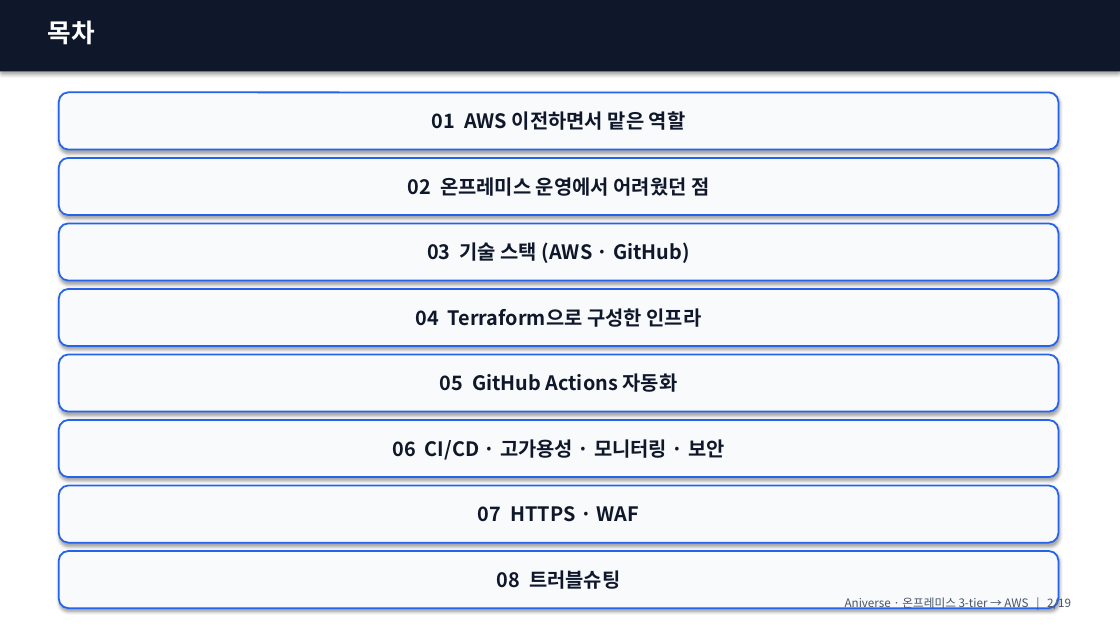
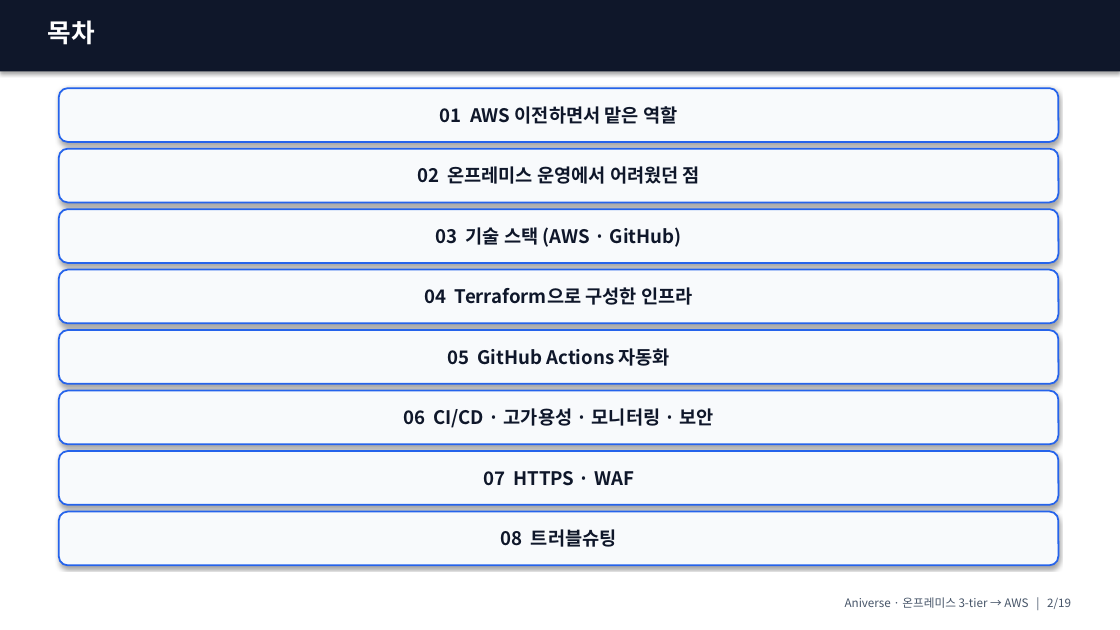
Before and after one commit to ho0215/anime-project-infra, a slide deck: slide 2 of docs/presentation/ppt/Aniverse_발표_강사용.pptx. Drawn at 1120x630 pixels with LibreOffice and Linux fonts; fonts in the diff are those of the drawing. Boxes give left, top, right and bottom in pixels: in the first picture for what was removed or moved away, otherwise in the second. Text is boxed around its words. In the diff, an @@ line names an element or a change of style, - is before the commit and + after.

```diff
--- a/docs/presentation/ppt/Aniverse_발표_강사용.pptx
+++ b/docs/presentation/ppt/Aniverse_발표_강사용.pptx
@@ rounded rectangle "01 AWS 이전하면서 맡은 역할": place and size @@
-rounded rectangle "01 AWS 이전하면서 맡은 역할" at (59,92,1059,150)
+rounded rectangle "01 AWS 이전하면서 맡은 역할" at (59,88,1059,142)
@@ rounded rectangle "02 온프레미스 운영에서 어려웠던 점": place and size @@
-rounded rectangle "02 온프레미스 운영에서 어려웠던 점" at (59,158,1059,215)
+rounded rectangle "02 온프레미스 운영에서 어려웠던 점" at (59,149,1059,202)
@@ rounded rectangle "03 기술 스택 (AWS · ...": place and size @@
-rounded rectangle "03 기술 스택 (AWS · ..." at (59,223,1059,281)
+rounded rectangle "03 기술 스택 (AWS · ..." at (59,209,1059,263)
@@ rounded rectangle "04 Terraform으로 구성한 인프라": place and size @@
-rounded rectangle "04 Terraform으로 구성한 인프라" at (59,289,1059,346)
+rounded rectangle "04 Terraform으로 구성한 인프라" at (59,270,1059,323)
@@ rounded rectangle "05 GitHub Actions 자동화": place and size @@
-rounded rectangle "05 GitHub Actions 자동화" at (59,355,1059,412)
+rounded rectangle "05 GitHub Actions 자동화" at (59,330,1059,384)
@@ rounded rectangle "06 CI/CD · 고가용성 · ...": place and size @@
-rounded rectangle "06 CI/CD · 고가용성 · ..." at (59,420,1059,477)
+rounded rectangle "06 CI/CD · 고가용성 · ..." at (59,391,1059,444)
@@ rounded rectangle "07 HTTPS · WAF": place and size @@
-rounded rectangle "07 HTTPS · WAF" at (59,486,1059,543)
+rounded rectangle "07 HTTPS · WAF" at (59,451,1059,505)
@@ size 17 to 16 pt in 8 elements at (59,88,1059,142), (59,149,1059,202), (59,209,1059,263), (59,270,1059,323), (59,330,1059,384), (59,391,1059,444), (59,451,1059,505), (59,512,1059,565) @@
@@ rounded rectangle "08 트러블슈팅": place and size @@
-rounded rectangle "08 트러블슈팅" at (59,551,1059,608)
+rounded rectangle "08 트러블슈팅" at (59,512,1059,565)
```
Also in this commit, not shown: 1 other slide changed, 4 other files.
